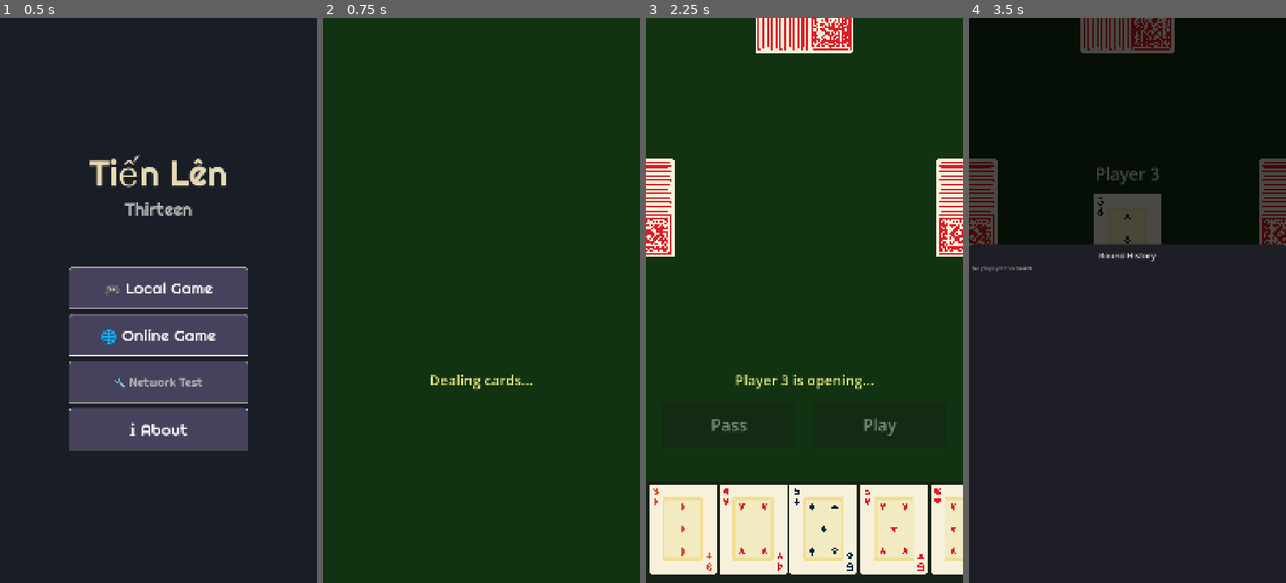
Above: before the commit, frames 1-4 (left to right).
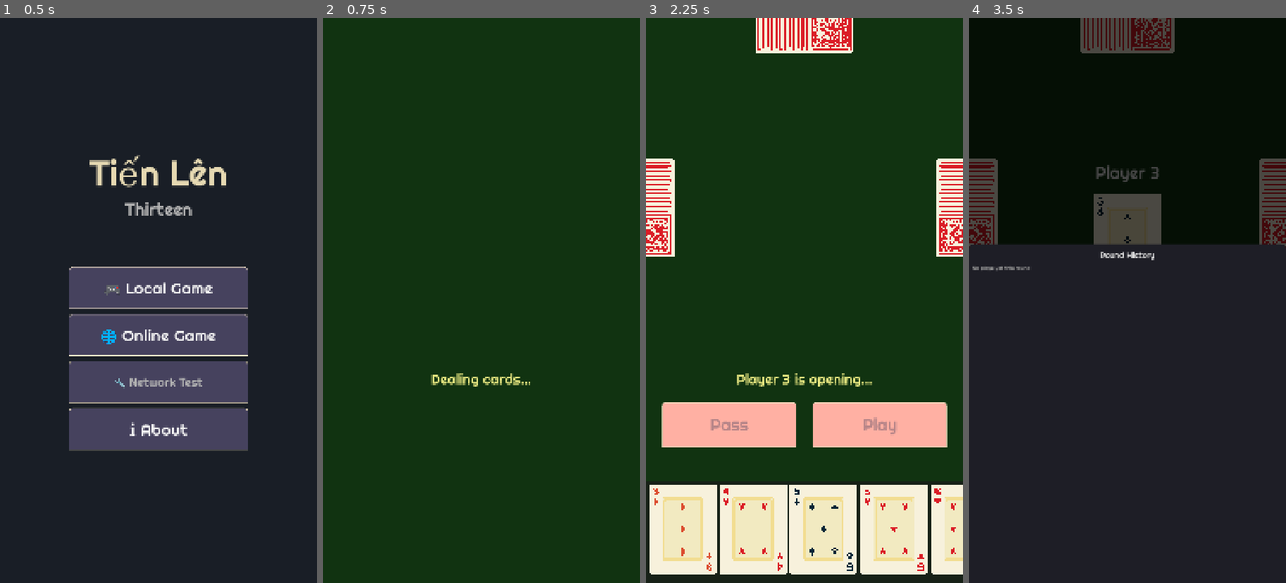
Above: after the commit, the same moments.

Repository: binhrobles/thirteen
Game: Godot game, scene res://scenes/main_menu.tscn
Two runs of this game, one before a commit and one after it. Both use one fixed random seed, a clock stepped at 60 frames per second and the inputs below.
Inputs (mouse positions are in pixels of both pictures, inside the frame that each line leads up to):
- Up to frame 1 (0.5 s): no input
- Up to frame 2 (0.75 s): click "🎮 Local Game" at 0.5 s
- Up to frame 3 (2.25 s): tap Enter at 1.25 s; drag from (804, 277) to (836, 176) at 1.27 s; tap Space at 2 s; drag from (741, 328) to (788, 413) at 2.02 s
- Up to frame 4 (3.5 s): tap Enter at 2.75 s; move the mouse to (1159, 176) at 2.77 s; click (1159, 176) at 2.92 s

Frame 1 is identical in both runs. In frame 2, 0.4% of the frame differs, in the area x 34-66%, y 62-66%; in frame 3, 7.3%, in the area x 4-96%, y 62-76%; in frame 4, 0.3%.

Commit message:
Apply Righteous font throughout entire game
- Apply Soft Retro theme to in-game scenes (main.tscn, networked_game.tscn)
- Apply theme to PlayHistoryDrawer overlay for consistent round history display
- Apply theme to GameOverScreen overlay for consistent end-game display
- All UI text now uses Righteous font from the retro theme

Ensures visual consistency across menus, gameplay, and overlays.

Co-Authored-By: Claude Sonnet 4.5 <noreply@anthropic.com>

Diff:
--- a/scenes/main.tscn
+++ b/scenes/main.tscn
@@ -1,6 +1,7 @@
-[gd_scene load_steps=2 format=3]
+[gd_scene load_steps=3 format=3]
 
 [ext_resource type="Script" path="res://scripts/main.gd" id="1"]
+[ext_resource type="Theme" uid="uid://b3klx57slj0l3" path="res://assets/themes/soft_retro/soft_retro.tres" id="2_theme"]
 
 [node name="Main" type="Control"]
 layout_mode = 3
@@ -9,6 +10,7 @@
 anchor_bottom = 1.0
 grow_horizontal = 2
 grow_vertical = 2
+theme = ExtResource("2_theme")
 script = ExtResource("1")
 
 [node name="Background" type="ColorRect" parent="."]
--- a/scenes/networked_game.tscn
+++ b/scenes/networked_game.tscn
@@ -1,6 +1,7 @@
-[gd_scene format=3 uid="uid://c8k5n7wt2mnop"]
+[gd_scene load_steps=2 format=3 uid="uid://c8k5n7wt2mnop"]
 
 [ext_resource type="Script" path="res://scripts/networked_game.gd" id="1_networked_game"]
+[ext_resource type="Theme" uid="uid://b3klx57slj0l3" path="res://assets/themes/soft_retro/soft_retro.tres" id="2_theme"]
 
 [node name="NetworkedGame" type="Control"]
 layout_mode = 3
@@ -9,6 +10,7 @@
 anchor_bottom = 1.0
 grow_horizontal = 2
 grow_vertical = 2
+theme = ExtResource("2_theme")
 script = ExtResource("1_networked_game")
 
 [node name="PlayButton" type="Button" parent="."]
--- a/scripts/game_over_screen.gd
+++ b/scripts/game_over_screen.gd
@@ -10,6 +10,8 @@
 @onready var results_container: VBoxContainer
 @onready var new_game_button: Button
 
+const SoftRetroTheme := preload("res://assets/themes/soft_retro/soft_retro.tres")
+
 
 func _ready() -> void:
 	_setup_ui()
@@ -18,6 +20,9 @@
 
 func _setup_ui() -> void:
 	"""Create the game over screen UI"""
+	# Apply retro theme for consistent font
+	theme = SoftRetroTheme
+
 	# Full screen overlay
 	anchor_left = 0.0
 	anchor_right = 1.0
--- a/scripts/play_history_drawer.gd
+++ b/scripts/play_history_drawer.gd
@@ -12,6 +12,7 @@
 @onready var title_label: Label
 
 const CardSpriteScene := preload("res://scenes/card_sprite.tscn")
+const SoftRetroTheme := preload("res://assets/themes/soft_retro/soft_retro.tres")
 const PLAYER_NAMES := ["You", "Player 2", "Player 3", "Player 4"]
 
 var current_round_plays: Array = []  # Array of {player: int, play: Play or "pass"}
@@ -24,6 +25,9 @@
 
 func _setup_ui() -> void:
 	"""Create the overlay UI"""
+	# Apply retro theme for consistent font
+	theme = SoftRetroTheme
+
 	# Full screen overlay
 	anchor_right = 1.0
 	anchor_bottom = 1.0
